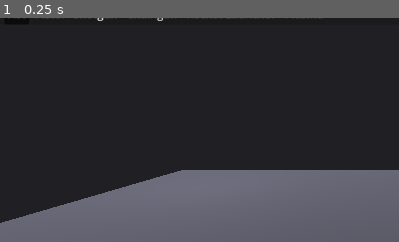
Above: before the commit, frame 1.
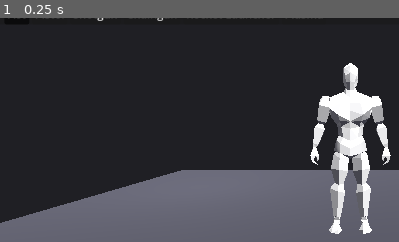
Above: after the commit, the same moment.

Repository: alexnox744-afk/gib-stand
Game: Godot game, scene res://scenes/TestStand.tscn
Same seed, same stepped clock (60 frames per second), same inputs: the game is played once before the commit and once after it.
Inputs:
- Up to frame 1 (0.25 s): no input
The pictures show only the part of the screen within x 6-56%, y 3-53%; the shares and areas given below are measured in that part.

The runs differ from the first frame. In frame 1, 6.0% of the frame differs, in the area x 77-98%, y 20-97%.

Commit message:
Расположил хитбоксы

Diff:
--- a/scenes/Zombie.tscn
+++ b/scenes/Zombie.tscn
@@ -15,13 +15,17 @@
 height = 0.13402501
 
 [sub_resource type="CapsuleShape3D" id="CapsuleShape3D_hb_mixamorig_Spine1"]
-radius = 0.143
-height = 0.456
+radius = 0.14794922
+height = 0.33357424
 
 [sub_resource type="CapsuleShape3D" id="CapsuleShape3D_siap5"]
 radius = 0.0150777865
 height = 0.15077786
 
+[sub_resource type="CapsuleShape3D" id="CapsuleShape3D_kppw2"]
+radius = 0.18164063
+height = 0.4
+
 [sub_resource type="CapsuleShape3D" id="CapsuleShape3D_e4xys"]
 radius = 0.005679299
 height = 0.05679299
@@ -31,8 +35,8 @@
 height = 0.28226343
 
 [sub_resource type="CapsuleShape3D" id="CapsuleShape3D_hb_mixamorig_Head"]
-radius = 0.083
-height = 0.316
+radius = 0.142
+height = 0.34131306
 
 [sub_resource type="CapsuleShape3D" id="CapsuleShape3D_v58xl"]
 radius = 0.016917925
@@ -43,16 +47,16 @@
 height = 0.26587546
 
 [sub_resource type="CapsuleShape3D" id="CapsuleShape3D_hb_mixamorig_LeftArm"]
-radius = 0.057
-height = 0.274
+radius = 0.08642578
+height = 0.35086718
 
 [sub_resource type="CapsuleShape3D" id="CapsuleShape3D_sl83e"]
 radius = 0.029053863
 height = 0.29053864
 
 [sub_resource type="CapsuleShape3D" id="CapsuleShape3D_hb_mixamorig_LeftForeArm"]
-radius = 0.059
-height = 0.29053864
+radius = 0.069
+height = 0.40845293
 
 [sub_resource type="CapsuleShape3D" id="CapsuleShape3D_uff4m"]
 radius = 0.016917925
@@ -63,8 +67,8 @@
 height = 0.26380423
 
 [sub_resource type="CapsuleShape3D" id="CapsuleShape3D_hb_mixamorig_RightArm"]
-radius = 0.061
-height = 0.352
+radius = 0.086
+height = 0.351
 
 [sub_resource type="CapsuleShape3D" id="CapsuleShape3D_qoau2"]
 radius = 0.029038992
@@ -72,7 +76,7 @@
 
 [sub_resource type="CapsuleShape3D" id="CapsuleShape3D_hb_mixamorig_RightForeArm"]
 radius = 0.069
-height = 0.29038993
+height = 0.408
 
 [sub_resource type="CapsuleShape3D" id="CapsuleShape3D_f07ra"]
 radius = 0.048912346
@@ -88,7 +92,7 @@
 
 [sub_resource type="CapsuleShape3D" id="CapsuleShape3D_hb_mixamorig_LeftLeg"]
 radius = 0.09
-height = 0.4995071
+height = 0.61242557
 
 [sub_resource type="CapsuleShape3D" id="CapsuleShape3D_5nt0b"]
 radius = 0.025984164
@@ -111,8 +115,8 @@
 height = 0.49818838
 
 [sub_resource type="CapsuleShape3D" id="CapsuleShape3D_hb_mixamorig_RightLeg"]
-radius = 0.12
-height = 0.49818838
+radius = 0.09
+height = 0.612
 
 [sub_resource type="CapsuleShape3D" id="CapsuleShape3D_8320b"]
 radius = 0.025105173
@@ -122,177 +126,14 @@
 radius = 0.010167495
 height = 0.10167495
 
-[sub_resource type="CapsuleShape3D" id="CapsuleShape3D_kppw2"]
-radius = 0.010051864
-height = 0.100518644
-
-[sub_resource type="CapsuleShape3D" id="CapsuleShape3D_jli3d"]
-radius = 0.011727178
-height = 0.11727177
-
-[sub_resource type="CapsuleShape3D" id="CapsuleShape3D_s5kvr"]
-radius = 0.013402501
-height = 0.13402501
-
-[sub_resource type="CapsuleShape3D" id="CapsuleShape3D_ta48h"]
-radius = 0.0150777865
-height = 0.15077786
-
-[sub_resource type="CapsuleShape3D" id="CapsuleShape3D_xttbf"]
-radius = 0.005679299
-height = 0.05679299
-
-[sub_resource type="CapsuleShape3D" id="CapsuleShape3D_3id8x"]
-radius = 0.028226342
-height = 0.28226343
-
-[sub_resource type="CapsuleShape3D" id="CapsuleShape3D_hg0r3"]
-radius = 0.016917925
-height = 0.16917925
-
-[sub_resource type="CapsuleShape3D" id="CapsuleShape3D_rk1fl"]
-radius = 0.026587546
-height = 0.26587546
-
-[sub_resource type="CapsuleShape3D" id="CapsuleShape3D_pqmva"]
-radius = 0.029053863
-height = 0.29053864
-
-[sub_resource type="CapsuleShape3D" id="CapsuleShape3D_o357f"]
-radius = 0.016917925
-height = 0.16917925
-
-[sub_resource type="CapsuleShape3D" id="CapsuleShape3D_p7vx4"]
-radius = 0.026380423
-height = 0.26380423
-
-[sub_resource type="CapsuleShape3D" id="CapsuleShape3D_6s3qk"]
-radius = 0.029038992
-height = 0.29038993
-
-[sub_resource type="CapsuleShape3D" id="CapsuleShape3D_7pdqa"]
-radius = 0.048912346
-height = 0.48912346
-
-[sub_resource type="CapsuleShape3D" id="CapsuleShape3D_lyd55"]
-radius = 0.04995071
-height = 0.4995071
-
-[sub_resource type="CapsuleShape3D" id="CapsuleShape3D_2djs7"]
-radius = 0.025984164
-height = 0.25984165
-
-[sub_resource type="CapsuleShape3D" id="CapsuleShape3D_fit8j"]
-radius = 0.010206337
-height = 0.10206337
-
-[sub_resource type="CapsuleShape3D" id="CapsuleShape3D_gvdr7"]
-radius = 0.048912983
-height = 0.48912984
-
-[sub_resource type="CapsuleShape3D" id="CapsuleShape3D_yanru"]
-radius = 0.049818836
-height = 0.49818838
-
-[sub_resource type="CapsuleShape3D" id="CapsuleShape3D_vmixy"]
-radius = 0.025105173
-height = 0.25105172
-
-[sub_resource type="CapsuleShape3D" id="CapsuleShape3D_0w8u0"]
-radius = 0.010167495
-height = 0.10167495
-
-[sub_resource type="CapsuleShape3D" id="CapsuleShape3D_elcfr"]
-radius = 0.010051864
-height = 0.100518644
-
-[sub_resource type="CapsuleShape3D" id="CapsuleShape3D_k6ivc"]
-radius = 0.011727178
-height = 0.11727177
-
-[sub_resource type="CapsuleShape3D" id="CapsuleShape3D_q1156"]
-radius = 0.013402501
-height = 0.13402501
-
-[sub_resource type="CapsuleShape3D" id="CapsuleShape3D_lps2g"]
-radius = 0.0150777865
-height = 0.15077786
-
-[sub_resource type="CapsuleShape3D" id="CapsuleShape3D_cn5k6"]
-radius = 0.005679299
-height = 0.05679299
-
-[sub_resource type="CapsuleShape3D" id="CapsuleShape3D_ck1my"]
-radius = 0.028226342
-height = 0.28226343
-
-[sub_resource type="CapsuleShape3D" id="CapsuleShape3D_fe1xt"]
-radius = 0.016917925
-height = 0.16917925
-
-[sub_resource type="CapsuleShape3D" id="CapsuleShape3D_g3o4q"]
-radius = 0.026587546
-height = 0.26587546
-
-[sub_resource type="CapsuleShape3D" id="CapsuleShape3D_imxpd"]
-radius = 0.029053863
-height = 0.29053864
-
-[sub_resource type="CapsuleShape3D" id="CapsuleShape3D_e3ukt"]
-radius = 0.016917925
-height = 0.16917925
-
-[sub_resource type="CapsuleShape3D" id="CapsuleShape3D_4e2x7"]
-radius = 0.026380423
-height = 0.26380423
-
-[sub_resource type="CapsuleShape3D" id="CapsuleShape3D_mb52o"]
-radius = 0.029038992
-height = 0.29038993
-
-[sub_resource type="CapsuleShape3D" id="CapsuleShape3D_0j0pj"]
-radius = 0.048912346
-height = 0.48912346
-
-[sub_resource type="CapsuleShape3D" id="CapsuleShape3D_pqqj5"]
-radius = 0.04995071
-height = 0.4995071
-
-[sub_resource type="CapsuleShape3D" id="CapsuleShape3D_iow65"]
-radius = 0.025984164
-height = 0.25984165
-
-[sub_resource type="CapsuleShape3D" id="CapsuleShape3D_lndyt"]
-radius = 0.010206337
-height = 0.10206337
-
-[sub_resource type="CapsuleShape3D" id="CapsuleShape3D_4nnlg"]
-radius = 0.048912983
-height = 0.48912984
-
-[sub_resource type="CapsuleShape3D" id="CapsuleShape3D_xtes1"]
-radius = 0.049818836
-height = 0.49818838
-
-[sub_resource type="CapsuleShape3D" id="CapsuleShape3D_ycwns"]
-radius = 0.025105173
-height = 0.25105172
-
-[sub_resource type="CapsuleShape3D" id="CapsuleShape3D_scd36"]
-radius = 0.010167495
-height = 0.10167495
-
 [node name="ZombieIdle" unique_id=178024511 instance=ExtResource("1_blicy")]
 
-[node name="Mesh" parent="Armature/Skeleton3D" parent_id_path=PackedInt32Array(1728859461) index="0" unique_id=85207703]
-visible = false
-
 [node name="PhysicalBoneSimulator3D" type="PhysicalBoneSimulator3D" parent="Armature/Skeleton3D" parent_id_path=PackedInt32Array(1728859461) index="1" unique_id=772350103]
 
 [node name="Physical Bone mixamorig_Hips" type="PhysicalBone3D" parent="Armature/Skeleton3D/PhysicalBoneSimulator3D" index="0" unique_id=407078833]
-transform = Transform3D(1, 2.1336997e-07, -1.202352e-07, -2.0116565e-07, 0.99560076, 0.09369693, 1.3969836e-07, -0.09369692, 0.9956008, 4.4703484e-08, 0.005660697, -1.1978072)
-joint_offset = Transform3D(1, 0, 0, 0, 1, 0, 0, 0, 1, -3.8660247e-08, -4.7218055e-07, 0.050260946)
-body_offset = Transform3D(1, 2.1336997e-07, -1.2023519e-07, -1.3969837e-07, 0.09369693, -0.9956009, -2.0116565e-07, 0.99560076, 0.09369693, 4.4703484e-08, 0.050039887, -0.0047088265)
+transform = Transform3D(1, 2.1336997e-07, -1.2023519e-07, -2.0116565e-07, 0.99560076, 0.09369693, 1.3969836e-07, -0.09369692, 0.99560076, 4.4703484e-08, 0.005660697, -1.1978072)
+joint_offset = Transform3D(1, 0, 0, 0, 1, 0, 0, 0, 1, -3.8660247e-08, -4.7171488e-07, 0.05026094)
+body_offset = Transform3D(1, 2.1336997e-07, -1.202352e-07, -1.3969837e-07, 0.09369693, -0.99560094, -2.0116565e-07, 0.99560076, 0.09369693, 4.4703484e-08, 0.050039887, -0.0047088265)
 bone_name = "mixamorig_Hips"
 
 [node name="CollisionShape3D" type="CollisionShape3D" parent="Armature/Skeleton3D/PhysicalBoneSimulator3D/Physical Bone mixamorig_Hips" index="0" unique_id=2107877069]
@@ -300,10 +141,10 @@
 shape = SubResource("CapsuleShape3D_blicy")
 
 [node name="Physical Bone mixamorig_Spine" type="PhysicalBone3D" parent="Armature/Skeleton3D/PhysicalBoneSimulator3D" index="1" unique_id=1160082761]
-transform = Transform3D(1, 2.9802319e-08, -2.3283302e-09, -2.9453055e-08, 0.9956008, 0.09369649, 5.1104596e-09, -0.09369648, 0.9956009, 8.195639e-08, -0.0045423247, -1.3062395)
+transform = Transform3D(1, 2.9802317e-08, -2.3283302e-09, -2.9453055e-08, 0.9956008, 0.09369649, 5.1104596e-09, -0.09369648, 0.9956009, 8.195639e-08, -0.0045423247, -1.3062395)
 joint_type = 1
 joint_offset = Transform3D(1, 0, 0, 0, 1, 0, 0, 0, 1, -8.1819756e-08, -2.125314e-06, 0.05865358)
-body_offset = Transform3D(1, 2.9802317e-08, -2.3283315e-09, -2.3283064e-09, -8.493662e-07, -1.0000002, -2.9802322e-08, 1.0000001, -8.5681677e-07, 8.195639e-08, 0.058653593, 2.1755695e-06)
+body_offset = Transform3D(1, 2.9802319e-08, -2.3283315e-09, -2.3283064e-09, -8.493662e-07, -1.0000002, -2.9802322e-08, 1.0000001, -8.5681677e-07, 8.195639e-08, 0.058653593, 2.1755695e-06)
 bone_name = "mixamorig_Spine"
 joint_constraints/bias = 0.3
 joint_constraints/damping = 1.0
@@ -314,10 +155,10 @@
 shape = SubResource("CapsuleShape3D_t3ikf")
 
 [node name="Physical Bone mixamorig_Spine1" type="PhysicalBone3D" parent="Armature/Skeleton3D/PhysicalBoneSimulator3D" index="2" unique_id=268501220]
-transform = Transform3D(1, 1.6391316e-07, 3.2597824e-09, -1.6349746e-07, 0.99560064, 0.09369865, 1.2112999e-08, -0.09369865, 0.99560064, 1.4901159e-08, -0.016315766, -1.4313173)
-joint_type = 1
-joint_offset = Transform3D(1, 0, 0, 0, 1, 0, 0, 0, 1, -1.5119594e-08, -8.491663e-08, 0.06701253)
-body_offset = Transform3D(1, 1.6391316e-07, 3.2597836e-09, 3.2595562e-09, 1.3783574e-06, -1.0000002, -1.6391317e-07, 1.0000001, 1.3783574e-06, 1.4901161e-08, 0.06701255, -7.450581e-09)
+transform = Transform3D(1, 1.6391316e-07, 3.259785e-09, -1.6349746e-07, 0.9956006, 0.09369866, 1.2112999e-08, -0.09369865, 0.99560064, 1.4901159e-08, -0.016315766, -1.4313173)
+joint_type = 1
+joint_offset = Transform3D(1, 0, 0, 0, 1, 0, 0, 0, 1, -1.5119594e-08, -8.441734e-08, 0.06701253)
+body_offset = Transform3D(1, 1.6391316e-07, 3.2597802e-09, 3.2595562e-09, 1.3783574e-06, -1.0000002, -1.6391317e-07, 1.0000002, 1.3709068e-06, 1.4901161e-08, 0.06701255, -7.450581e-09)
 bone_name = "mixamorig_Spine1"
 joint_constraints/bias = 0.3
 joint_constraints/damping = 1.0
@@ -333,15 +174,15 @@
 metadata/zone = "torso"
 
 [node name="CollisionShape3D" type="CollisionShape3D" parent="Armature/Skeleton3D/PhysicalBoneSimulator3D/Physical Bone mixamorig_Spine1/Hitbox" index="0" unique_id=1928877527]
-transform = Transform3D(1, 0, 0, 0, 0, 1, 0, -1, 0, 0, 0, 0)
+transform = Transform3D(1, -7.460699e-14, 1.4210855e-14, 0, -5.2154064e-08, 0.99998933, 0, -0.99998933, -2.9802322e-08, 1.6653345e-15, 1.4901161e-08, 0.2337122)
 shape = SubResource("CapsuleShape3D_hb_mixamorig_Spine1")
 debug_color = Color(1, 0, 0, 1)
 
 [node name="Physical Bone mixamorig_Spine2" type="PhysicalBone3D" parent="Armature/Skeleton3D/PhysicalBoneSimulator3D" index="3" unique_id=326841655]
-transform = Transform3D(1, -4.91741e-07, -2.3287394e-09, 4.8979587e-07, 0.9956006, 0.09369861, -4.375696e-08, -0.093698606, 0.99560064, 1.862643e-09, -0.029656483, -1.573092)
-joint_type = 1
-joint_offset = Transform3D(1, 0, 0, 0, 1, 0, 0, 0, 1, -1.6880604e-09, -1.983292e-06, 0.075388536)
-body_offset = Transform3D(1, -4.9174105e-07, -2.3287372e-09, -2.3280897e-09, 1.3113022e-06, -1.0000002, 4.917411e-07, 1.0000002, 1.3038516e-06, 1.8626451e-09, 0.07538855, 1.8849969e-06)
+transform = Transform3D(1, -4.9174105e-07, -2.3287365e-09, 4.8979587e-07, 0.99560064, 0.093698606, -4.375696e-08, -0.093698606, 0.99560064, 1.862643e-09, -0.029656483, -1.573092)
+joint_type = 1
+joint_offset = Transform3D(1, 0, 0, 0, 1, 0, 0, 0, 1, -1.6880602e-09, -1.9838537e-06, 0.075388536)
+body_offset = Transform3D(1, -4.91741e-07, -2.3287416e-09, -2.3280897e-09, 1.3113022e-06, -1.0000002, 4.917411e-07, 1.0000001, 1.3113022e-06, 1.8626451e-09, 0.07538855, 1.8849969e-06)
 bone_name = "mixamorig_Spine2"
 joint_constraints/bias = 0.3
 joint_constraints/damping = 1.0
@@ -351,11 +192,21 @@
 transform = Transform3D(1, 0, 0, 0, 0, 1, 0, -1, 0, 0, 0, 0)
 shape = SubResource("CapsuleShape3D_siap5")
 
+[node name="Hitbox" type="Area3D" parent="Armature/Skeleton3D/PhysicalBoneSimulator3D/Physical Bone mixamorig_Spine2" index="1" unique_id=1147911302]
+collision_layer = 2
+collision_mask = 0
+metadata/zone = "torso"
+
+[node name="CollisionShape3D" type="CollisionShape3D" parent="Armature/Skeleton3D/PhysicalBoneSimulator3D/Physical Bone mixamorig_Spine2/Hitbox" index="0" unique_id=127965463]
+transform = Transform3D(-4.37113e-08, -0.99999255, -1.7053026e-12, -6.7055225e-08, 0, -0.9999885, 0.9999952, -4.371106e-08, -2.0116568e-07, 2.1865457e-08, 0.0381504, 0.10650349)
+shape = SubResource("CapsuleShape3D_kppw2")
+debug_color = Color(1, 0, 0, 1)
+
 [node name="Physical Bone mixamorig_Neck" type="PhysicalBone3D" parent="Armature/Skeleton3D/PhysicalBoneSimulator3D" index="4" unique_id=281015995]
-transform = Transform3D(-1, 1.2051813e-08, -2.7256776e-08, -4.4408916e-16, -0.9145858, -0.4043918, -2.9802317e-08, -0.4043918, 0.9145858, -2.9057264e-07, -0.025401302, -1.6741399)
-joint_type = 1
-joint_offset = Transform3D(1, 0, 0, 0, 1, 0, 0, 0, 1, -2.9134722e-07, -0.00015641004, 0.02834847)
-body_offset = Transform3D(-1, 1.2051812e-08, -2.7256778e-08, 2.9802322e-08, 0.40439186, -0.9145861, 5.293956e-23, -0.91458595, -0.40439186, -2.9057264e-07, 0.025990367, 0.011320839)
+transform = Transform3D(-1, 1.2112432e-08, -2.7229895e-08, -4.4408916e-16, -0.9136838, -0.40642586, -2.9802317e-08, -0.40642583, 0.91368383, -2.9057264e-07, -0.025711935, -1.6741399)
+joint_type = 1
+joint_offset = Transform3D(1, 0, 0, 0, 1, 0, 0, 0, 1, -2.9134722e-07, -0.00050330814, 0.0282218)
+body_offset = Transform3D(-1, 1.2112431e-08, -2.7229893e-08, 2.9802322e-08, 0.4064259, -0.913684, 5.293956e-23, -0.9136839, -0.40642586, -2.9057264e-07, 0.025990367, 0.011010205)
 bone_name = "mixamorig_Neck"
 joint_constraints/bias = 0.3
 joint_constraints/damping = 1.0
@@ -366,10 +217,10 @@
 shape = SubResource("CapsuleShape3D_e4xys")
 
 [node name="Physical Bone mixamorig_Head" type="PhysicalBone3D" parent="Armature/Skeleton3D/PhysicalBoneSimulator3D" index="5" unique_id=1992098186]
-transform = Transform3D(-1, -1.6332425e-06, -1.4482738e-06, 2.0794103e-06, -0.91458607, -0.40439135, -6.6410195e-07, -0.40439138, 0.914586, 2.30968e-07, 0.04286179, -1.8336649)
-joint_type = 1
-joint_offset = Transform3D(1, 0, 0, 0, 1, 0, 0, 0, 1, 2.4439295e-08, -0.0021782964, 0.14505987)
-body_offset = Transform3D(-1, -1.6332425e-06, -1.4482738e-06, 6.64102e-07, 0.4043914, -0.9145863, 2.0794105e-06, -0.9145861, -0.4043914, 2.30968e-07, 0.13355064, 0.05666872)
+transform = Transform3D(-1, -1.6280895e-06, -1.4562349e-06, 2.0794103e-06, -0.913684, -0.40642536, -6.6884184e-07, -0.40642542, 0.91368395, 2.30968e-07, 0.042240523, -1.8436052)
+joint_type = 1
+joint_offset = Transform3D(1, 0, 0, 0, 1, 0, 0, 0, 1, 1.844969e-08, -0.0071086735, 0.15388441)
+body_offset = Transform3D(-1, -1.6280895e-06, -1.456235e-06, 6.688419e-07, 0.40642548, -0.91368425, 2.0794105e-06, -0.9136841, -0.40642545, 2.30968e-07, 0.14349091, 0.056047454)
 bone_name = "mixamorig_Head"
 joint_constraints/bias = 0.3
 joint_constraints/damping = 1.0
@@ -385,15 +236,15 @@
 metadata/zone = "head"
 
 [node name="CollisionShape3D" type="CollisionShape3D" parent="Armature/Skeleton3D/PhysicalBoneSimulator3D/Physical Bone mixamorig_Head/Hitbox" index="0" unique_id=904272034]
-transform = Transform3D(1, 0, 0, 0, 0, 1, 0, -1, 0, 0, 0, 0)
+transform = Transform3D(1, 7.503331e-12, -1.1823431e-11, 3.1832315e-12, -5.662441e-07, 1.0000012, 3.9790393e-13, -1.0000019, -1.4901161e-07, -4.1950443e-11, -3.6597252e-05, 0.03208506)
 shape = SubResource("CapsuleShape3D_hb_mixamorig_Head")
 debug_color = Color(1, 0, 0, 1)
 
 [node name="Physical Bone mixamorig_LeftShoulder" type="PhysicalBone3D" parent="Armature/Skeleton3D/PhysicalBoneSimulator3D" index="6" unique_id=1476451661]
-transform = Transform3D(-0.015492302, -0.32757565, -0.9446979, -0.99549973, 0.09339352, -0.016058948, 0.09348918, 0.9401978, -0.32754835, 0.1608513, -0.034005307, -1.5928869)
-joint_type = 1
-joint_offset = Transform3D(1, 0, 0, 0, 1, 0, 0, 0, 1, -8.540337e-08, -8.709984e-07, 0.084589)
-body_offset = Transform3D(1.0000005, -2.7492642e-06, -2.2351742e-07, -2.7008355e-07, 6.5681525e-07, -1.0000001, 2.8014183e-06, 1.0000005, 4.3190084e-07, 1.0430813e-07, 0.084589005, 8.34465e-07)
+transform = Transform3D(-0.015492302, -0.32757565, -0.9446979, -0.99549973, 0.09339352, -0.01605895, 0.09348918, 0.9401978, -0.32754835, 0.1608513, -0.034005307, -1.5928869)
+joint_type = 1
+joint_offset = Transform3D(1, 0, 0, 0, 1, 0, 0, 0, 1, -8.524581e-08, -8.710083e-07, 0.084589)
+body_offset = Transform3D(1.0000005, -2.7492642e-06, -2.2538006e-07, -2.7008355e-07, 6.5681525e-07, -1.0000001, 2.8014183e-06, 1.0000005, 4.3201726e-07, 1.0430813e-07, 0.084589005, 8.34465e-07)
 bone_name = "mixamorig_LeftShoulder"
 joint_constraints/bias = 0.3
 joint_constraints/damping = 1.0
@@ -423,7 +274,7 @@
 metadata/zone = "upper_arm_L"
 
 [node name="CollisionShape3D" type="CollisionShape3D" parent="Armature/Skeleton3D/PhysicalBoneSimulator3D/Physical Bone mixamorig_LeftArm/Hitbox" index="0" unique_id=1386886811]
-transform = Transform3D(1, 0, 0, 0, 0, 1, 0, -1, 0, 0, 0, 0)
+transform = Transform3D(0.9999993, -9.834766e-07, -1.7881393e-07, 7.4505806e-08, -3.46452e-07, 0.99999994, -3.2782555e-07, -0.9999998, 1.8626451e-08, 1.1920929e-07, 0, 0.03843379)
 shape = SubResource("CapsuleShape3D_hb_mixamorig_LeftArm")
 debug_color = Color(1, 0, 0, 1)
 
@@ -447,7 +298,7 @@
 metadata/zone = "lower_arm_L"
 
 [node name="CollisionShape3D" type="CollisionShape3D" parent="Armature/Skeleton3D/PhysicalBoneSimulator3D/Physical Bone mixamorig_LeftForeArm/Hitbox" index="0" unique_id=799305169]
-transform = Transform3D(1, 0, 0, 0, 0, 1, 0, -1, 0, 0, 0, 0)
+transform = Transform3D(1, 1.937151e-07, 0, 1.0430813e-07, 6.593764e-07, 1, -2.8312206e-07, -1.0000038, 4.656613e-08, -2.9802322e-08, 1.1920929e-07, -0.05895692)
 shape = SubResource("CapsuleShape3D_hb_mixamorig_LeftForeArm")
 debug_color = Color(1, 0, 0, 1)
 
@@ -485,7 +336,7 @@
 metadata/zone = "upper_arm_R"
 
 [node name="CollisionShape3D" type="CollisionShape3D" parent="Armature/Skeleton3D/PhysicalBoneSimulator3D/Physical Bone mixamorig_RightArm/Hitbox" index="0" unique_id=145021181]
-transform = Transform3D(1, 0, 0, 0, 0, 1, 0, -1, 0, 0, 0, 0)
+transform = Transform3D(1, 0, 0, 0, 0, 1, 0, -1, 0, 0, 0, 0.038)
 shape = SubResource("CapsuleShape3D_hb_mixamorig_RightArm")
 debug_color = Color(1, 0, 0, 1)
 
@@ -509,7 +360,7 @@
 metadata/zone = "lower_arm_R"
 
 [node name="CollisionShape3D" type="CollisionShape3D" parent="Armature/Skeleton3D/PhysicalBoneSimulator3D/Physical Bone mixamorig_RightForeArm/Hitbox" index="0" unique_id=1413042693]
-transform = Transform3D(1, 0, 0, 0, 0, 1, 0, -1, 0, 0, 0, 0)
+transform = Transform3D(1, -3.7252903e-09, 0, 0, 1.1175871e-08, 1, 0, -1.0000002, 4.8428774e-08, -4.3421984e-05, 0.001870513, -0.056099057)
 shape = SubResource("CapsuleShape3D_hb_mixamorig_RightForeArm")
 debug_color = Color(1, 0, 0, 1)
 
@@ -557,15 +408,15 @@
 metadata/zone = "shin_L"
 
 [node name="CollisionShape3D" type="CollisionShape3D" parent="Armature/Skeleton3D/PhysicalBoneSimulator3D/Physical Bone mixamorig_LeftLeg/Hitbox" index="0" unique_id=202989567]
-transform = Transform3D(1, 0, 0, 0, 0, 1, 0, -1, 0, 0, 0, 0)
+transform = Transform3D(1.0000098, 5.8708247e-07, -3.259629e-08, 4.1443855e-08, 2.0861626e-07, 1, 2.612942e-07, -1.0000023, -2.5331974e-07, 0, 0, -0.05645913)
 shape = SubResource("CapsuleShape3D_hb_mixamorig_LeftLeg")
 debug_color = Color(1, 0, 0, 1)
 
 [node name="Physical Bone mixamorig_LeftFoot" type="PhysicalBone3D" parent="Armature/Skeleton3D/PhysicalBoneSimulator3D" index="14" unique_id=1822979476]
-transform = Transform3D(-0.99330264, -0.0928875, 0.06871541, -0.100515656, 0.40141502, -0.91036403, 0.056978043, -0.9111739, -0.40806323, 0.17770076, 0.025096431, -0.059071958)
-joint_type = 1
-joint_offset = Transform3D(1, 0, 0, 0, 1, 0, 0, 0, 1, -2.8033717e-06, -7.1467105e-07, 0.12992184)
-body_offset = Transform3D(0.9999938, -2.3841858e-07, 1.4901161e-08, -5.9604645e-08, -2.3841858e-07, -0.9999948, 1.6763806e-07, 0.9999995, 3.6656857e-06, 2.8014183e-06, 0.12992115, 2.3841858e-07)
+transform = Transform3D(-0.99330264, -0.09288751, 0.0687154, -0.100515656, 0.40141505, -0.910364, 0.056978043, -0.911174, -0.4080632, 0.17770076, 0.025096431, -0.059071958)
+joint_type = 1
+joint_offset = Transform3D(1, 0, 0, 0, 1, 0, 0, 0, 1, -2.8033717e-06, -7.185431e-07, 0.12992182)
+body_offset = Transform3D(0.9999938, -2.4214387e-07, 1.4901161e-08, -5.9604645e-08, -2.0861626e-07, -0.9999949, 1.6763806e-07, 0.9999994, 3.695488e-06, 2.8014183e-06, 0.12992115, 2.3841858e-07)
 bone_name = "mixamorig_LeftFoot"
 joint_constraints/bias = 0.3
 joint_constraints/damping = 1.0
@@ -590,10 +441,10 @@
 shape = SubResource("CapsuleShape3D_0pu7s")
 
 [node name="Physical Bone mixamorig_RightUpLeg" type="PhysicalBone3D" parent="Armature/Skeleton3D/PhysicalBoneSimulator3D" index="16" unique_id=1100913305]
-transform = Transform3D(-0.9981484, -6.7878987e-06, 0.06082592, 0.0035655752, 0.9982739, 0.058622215, -0.06072132, 0.058730546, -0.9964255, -0.13601409, -0.005989289, -0.84861493)
-joint_type = 1
-joint_offset = Transform3D(1, 0, 0, 0, 1, 0, 0, 0, 1, -4.739305e-06, 0.00013858074, 0.24446343)
-body_offset = Transform3D(0.9999933, 3.31318e-07, 2.6921043e-09, -7.377821e-09, 0.00030549988, -1, -3.3178367e-07, 0.99999386, 0.00030547753, 4.7385693e-06, 0.24446338, -0.00021325797)
+transform = Transform3D(-0.9981484, -2.7461674e-05, 0.06082591, 0.0035655752, 0.9982539, 0.0589615, -0.06072132, 0.05906921, -0.9964054, -0.13601477, -0.0064987335, -0.84898686)
+joint_type = 1
+joint_offset = Transform3D(1, 0, 0, 0, 1, 0, 0, 0, 1, -2.6197975e-05, 0.00058601657, 0.24412294)
+body_offset = Transform3D(0.9999933, 3.3155084e-07, 5.5879354e-09, -7.377821e-09, 0.0006453879, -0.99999976, -3.3178367e-07, 0.9999936, 0.00064536184, 2.6196241e-05, 0.2441225, -0.0007435605)
 bone_name = "mixamorig_RightUpLeg"
 joint_constraints/bias = 0.3
 joint_constraints/damping = 1.0
@@ -614,10 +465,10 @@
 debug_color = Color(1, 0, 0, 1)
 
 [node name="Physical Bone mixamorig_RightLeg" type="PhysicalBone3D" parent="Armature/Skeleton3D/PhysicalBoneSimulator3D" index="17" unique_id=955367173]
-transform = Transform3D(-0.9974103, -0.0051116897, 0.07173974, 0.004207006, 0.99161667, 0.12914665, -0.07179847, 0.12911402, -0.9890271, -0.1687733, -0.05222763, -0.3583659)
+transform = Transform3D(-0.99741036, -0.0051116897, 0.07173974, 0.0042070067, 0.99161667, 0.12914665, -0.07179848, 0.12911402, -0.9890271, -0.1687733, -0.05222763, -0.3583659)
 joint_type = 1
 joint_offset = Transform3D(1, 0, 0, 0, 1, 0, 0, 0, 1, -6.1602314e-06, 2.8710595e-06, 0.24917507)
-body_offset = Transform3D(0.9999934, -1.8845312e-06, -9.5460564e-08, -2.5774352e-07, -5.5134296e-07, -1, 1.8733554e-06, 0.99999416, -1.4156103e-06, 6.183982e-06, 0.24917507, -2.5182962e-06)
+body_offset = Transform3D(0.9999933, -1.8845312e-06, -9.5460564e-08, -2.5768531e-07, -5.5134296e-07, -1, 1.8733554e-06, 0.99999416, -1.4156103e-06, 6.183982e-06, 0.24917507, -2.5182962e-06)
 bone_name = "mixamorig_RightLeg"
 joint_constraints/bias = 0.3
 joint_constraints/damping = 1.0
@@ -633,7 +484,7 @@
 metadata/zone = "shin_R"
 
 [node name="CollisionShape3D" type="CollisionShape3D" parent="Armature/Skeleton3D/PhysicalBoneSimulator3D/Physical Bone mixamorig_RightLeg/Hitbox" index="0" unique_id=312708749]
-transform = Transform3D(1, 0, 0, 0, 0, 1, 0, -1, 0, 0, 0, 0)
+transform = Transform3D(1, 0, 0, 0, 0, 1, 0, -1, 0, 0, 0, -0.05)
 shape = SubResource("CapsuleShape3D_hb_mixamorig_RightLeg")
 debug_color = Color(1, 0, 0, 1)
 
@@ -652,10 +503,10 @@
 shape = SubResource("CapsuleShape3D_8320b")
 
 [node name="Physical Bone mixamorig_RightToeBase" type="PhysicalBone3D" parent="Armature/Skeleton3D/PhysicalBoneSimulator3D" index="19" unique_id=1898530435]
-transform = Transform3D(-0.99362487, 0.06814802, -0.089808255, 0.09270417, 0.040587783, -0.99486613, -0.064153045, -0.99684924, -0.046646643, -0.16420962, 0.19305773, -0.0036904418)
-joint_type = 1
-joint_offset = Transform3D(1, 0, 0, 0, 1, 0, 0, 0, 1, 7.575471e-09, -9.556161e-09, 0.05083777)
-body_offset = Transform3D(0.99999326, 1.094304e-07, -1.4901161e-07, -4.4703484e-08, 3.1292439e-07, -0.99999434, 3.1199306e-08, 1.0000002, 1.7881393e-07, 0, 0.050837487, 4.656613e-10)
+transform = Transform3D(-0.9936248, 0.06814802, -0.08980826, 0.09270417, 0.040587783, -0.9948662, -0.06415304, -0.99684924, -0.046646643, -0.16420962, 0.19305773, -0.0036904418)
+joint_type = 1
+joint_offset = Transform3D(1, 0, 0, 0, 1, 0, 0, 0, 1, 7.575471e-09, -9.556162e-09, 0.050837778)
+body_offset = Transform3D(0.9999933, 1.094304e-07, -1.4901161e-07, -4.4703484e-08, 3.1292439e-07, -0.9999943, 2.3748726e-08, 1.0000002, 1.7881393e-07, 0, 0.050837487, 4.656613e-10)
 bone_name = "mixamorig_RightToeBase"
 joint_constraints/bias = 0.3
 joint_constraints/damping = 1.0
